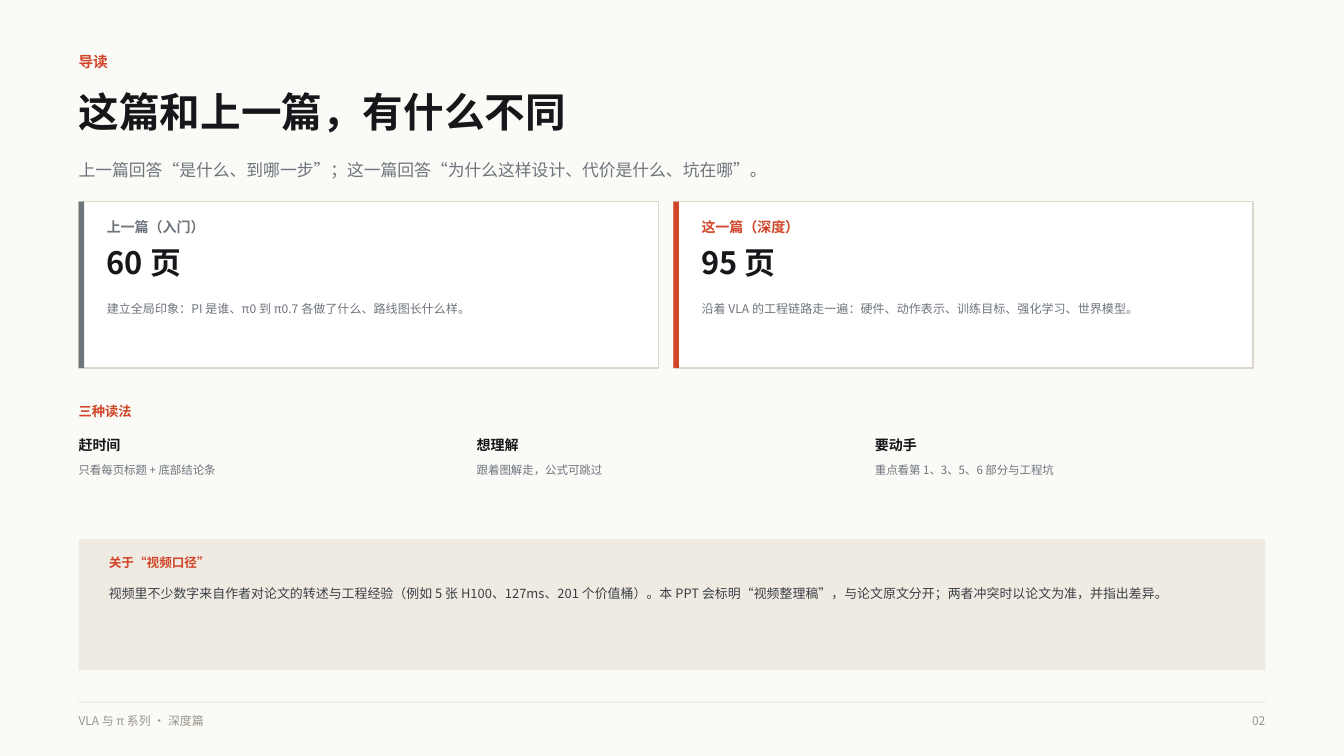
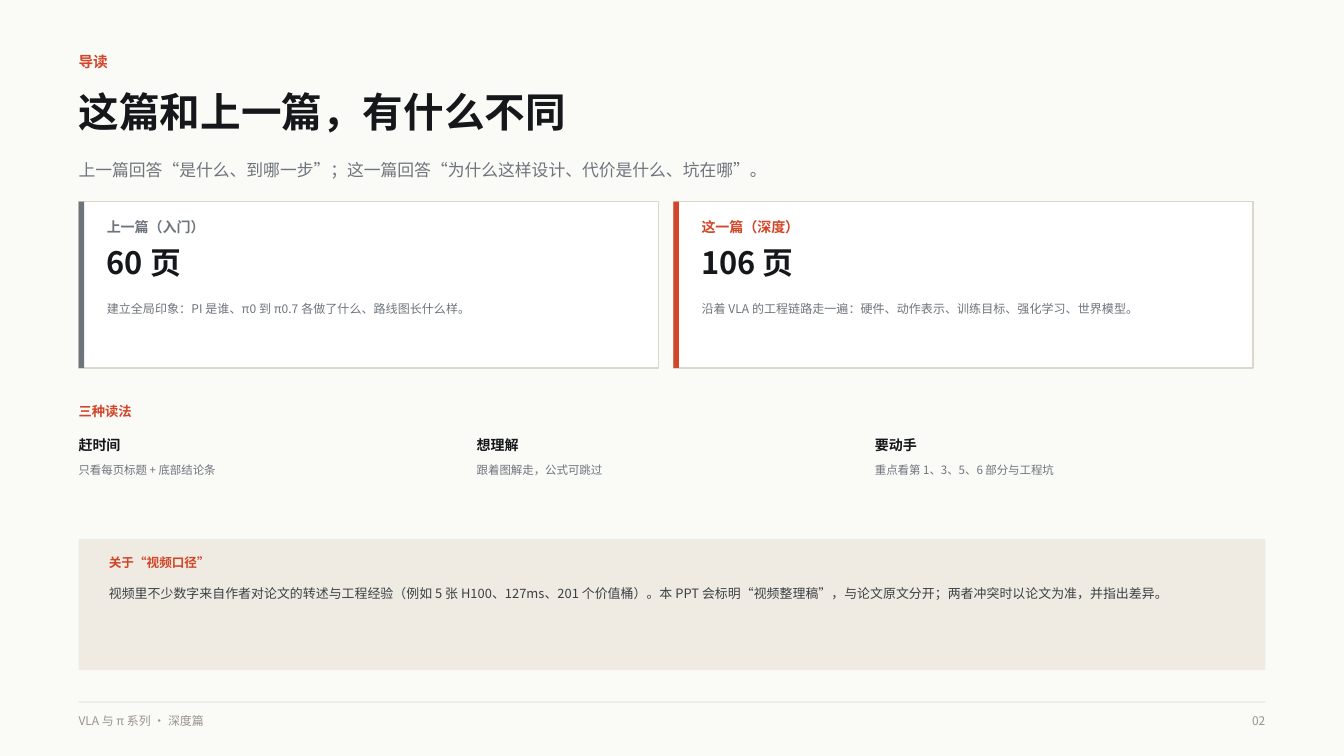
Before and after one commit to binbinao/ai-ppt-hub, a slide deck: slide 2 of decks/vla-pi-deep-dive/VLA与pi系列模型深度解析.pptx. Drawn at 1344x756 pixels with LibreOffice and Linux fonts; fonts in the diff are those of the drawing. Boxes give left, top, right and bottom in pixels: in the first picture for what was removed or moved away, otherwise in the second. Text is boxed around its words. In the diff, an @@ line names an element or a change of style, - is before the commit and + after.

```diff
--- a/decks/vla-pi-deep-dive/VLA与pi系列模型深度解析.pptx
+++ b/decks/vla-pi-deep-dive/VLA与pi系列模型深度解析.pptx
@@ text at box(702, 249, 794, 277): text changed @@
-95 页
+106 页
```
Also in this commit, not shown: 93 other slides changed, 11 slides added, 5 other files.
